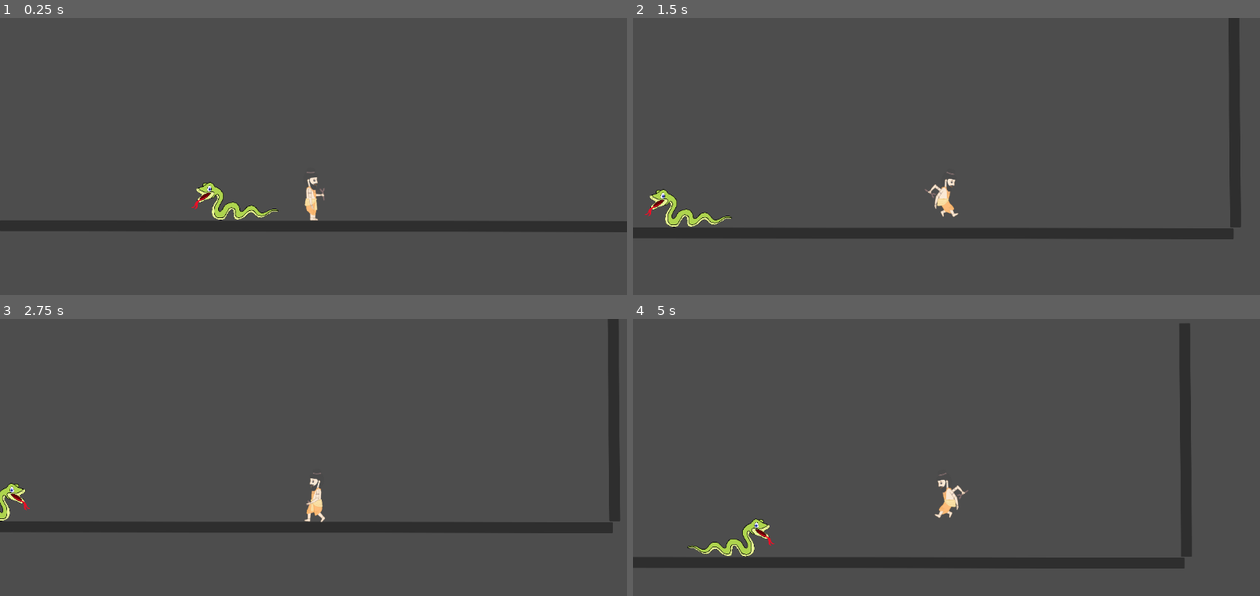
Above: before the commit, frames 1-4 (two rows, left to right).
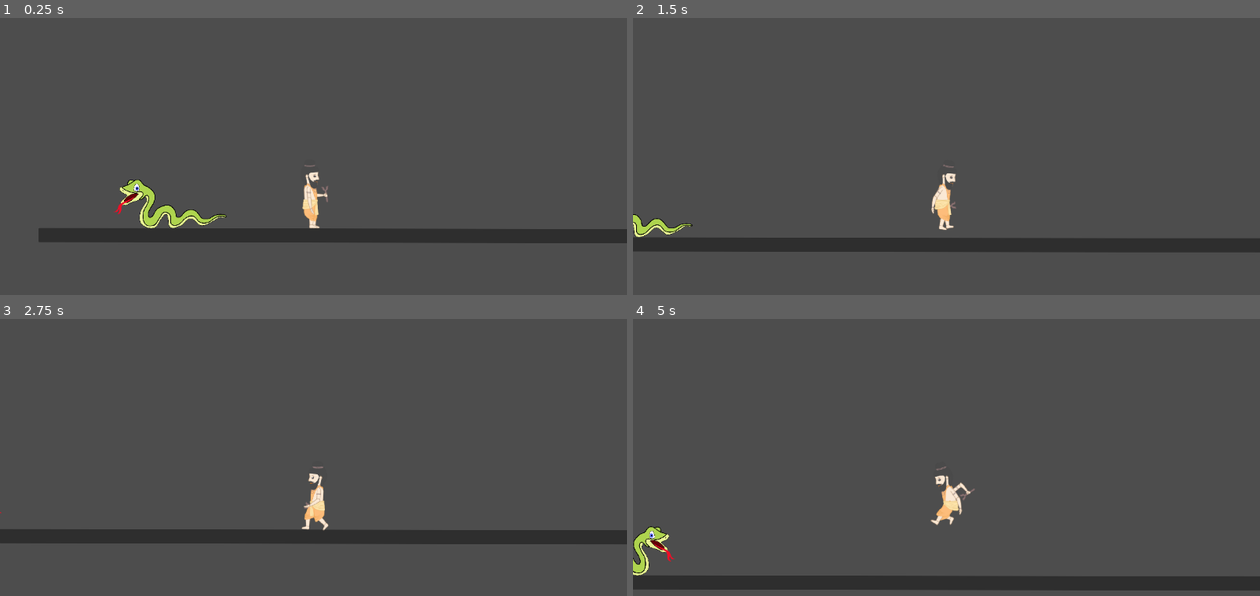
Above: after the commit, the same moments.

Repository: KartikWatts/games
Game: Godot game, scene res://world.tscn
The game is run twice, just before and just after one commit, with the same random seed, the same clock (stepped at 60 frames per second) and the same inputs.
Inputs:
- Up to frame 1 (0.25 s): no input
- Up to frame 2 (1.5 s): tap Enter (ui_accept) at 0.5, 0.77 s; hold Right (ui_right) from 0.53 s (still down)
- Up to frame 3 (2.75 s): tap Enter (ui_accept) at 1.52 s; release Right (ui_right) at 2.03 s; hold Left (ui_left) from 2.03 s (still down)
- Up to frame 4 (5 s): release Left (ui_left) at 2.78 s; hold Right (ui_right) 2.78-4.28 s; tap Enter (ui_accept) at 3.02, 3.77, 4.52 s; hold Left (ui_left) from 4.28 s (still down)

The runs differ from the first frame. In frame 1, 7.9% of the frame differs, in the area x 0-100%, y 52-82%; in frame 2, 10%; in frame 3, 8.3%; in frame 4, 11%, in the area x 0-100%, y 1-99%.

Commit message:
some improvements to the gameplay

Diff:
--- a/games/violest/violest/mobs/snake.gd
+++ b/games/violest/violest/mobs/snake.gd
@@ -1,33 +1,49 @@
 extends CharacterBody2D
 
-const SPEED = 300.0
-const ATTACK_RANGE = 500
+const SPEED = 150.0
+const ATTACK_RANGE = 450
 
 @onready var _animation_player = $AnimationPlayer
 @onready var _sprite_2d = $Sprite2D
+@onready var _player_check_ray = $PlayerCheckRay
+@onready var _floor_check_ray = $FloorCheckRay
+@onready var _attack_timer = $AttackTimer
 
 var gravity = ProjectSettings.get_setting("physics/2d/default_gravity")
 var direction = -1
+
+func _ready():
+	print($CollisionShape2D.shape.get_rect().size.y)
 
 func _physics_process(delta):
 	if not is_on_floor():
 		velocity.y += gravity * delta
 
-	if is_on_wall() or not $FloorCheckRay.is_colliding() and is_on_floor():
+	if is_on_wall() or not _floor_check_ray.is_colliding() and is_on_floor():
 		direction *= -1
-	if $PlayerCheckRay.is_colliding():
-		velocity.x = 0
-		_animation_player.play("attack")
 
+	if _player_check_ray.is_colliding():
+		if _attack_timer.time_left == 0:
+			_attack_timer.start()
+			velocity.x = 0
+			_animation_player.play("attack")
+			print(_animation_player.current_animation)
+			await _animation_player.animation_finished
+			velocity.x = direction * SPEED / 4
+			_animation_player.play("walk")
+			print(_animation_player.current_animation)
 	else:
+		print(_animation_player.current_animation)
+		_attack_timer.stop()
 		velocity.x = direction * SPEED
 		_animation_player.play("walk")
 
 	if direction == -1:
 		_sprite_2d.flip_h = false
+		_floor_check_ray.target_position.x= 0
 	elif direction == 1:
 		_sprite_2d.flip_h = true
 
-	$PlayerCheckRay.target_position.x = position.x * direction + ATTACK_RANGE
+	_player_check_ray.target_position.x = ATTACK_RANGE * direction
 
 	move_and_slide()
--- a/games/violest/violest/mobs/snake.tscn
+++ b/games/violest/violest/mobs/snake.tscn
@@ -4,7 +4,7 @@
 [ext_resource type="Script" path="res://mobs/snake.gd" id="1_kl32n"]
 
 [sub_resource type="CapsuleShape2D" id="CapsuleShape2D_srex1"]
-radius = 63.9991
+radius = 30.9996
 height = 335.975
 
 [sub_resource type="Animation" id="Animation_64qdo"]
@@ -41,7 +41,7 @@
 
 [sub_resource type="Animation" id="Animation_vytk3"]
 resource_name = "attack"
-length = 0.2
+length = 0.5
 tracks/0/type = "value"
 tracks/0/imported = false
 tracks/0/enabled = true
@@ -49,7 +49,7 @@
 tracks/0/interp = 1
 tracks/0/loop_wrap = true
 tracks/0/keys = {
-"times": PackedFloat32Array(0, 0.1),
+"times": PackedFloat32Array(0, 0.3),
 "transitions": PackedFloat32Array(1, 1),
 "update": 1,
 "values": [3, 4]
@@ -64,11 +64,12 @@
 
 [node name="Snake" type="CharacterBody2D"]
 collision_layer = 4
-collision_mask = 3
+collision_mask = 2
 script = ExtResource("1_kl32n")
 
 [node name="CollisionShape2D" type="CollisionShape2D" parent="."]
-rotation = -1.57598
+position = Vector2(0, 32)
+rotation = 1.5708
 shape = SubResource("CapsuleShape2D_srex1")
 
 [node name="Sprite2D" type="Sprite2D" parent="."]
@@ -84,10 +85,14 @@
 }
 
 [node name="FloorCheckRay" type="RayCast2D" parent="."]
-position = Vector2(-168, 0)
+position = Vector2(-2, 2)
 target_position = Vector2(0, 80)
 collision_mask = 2
 collide_with_areas = true
 
 [node name="PlayerCheckRay" type="RayCast2D" parent="."]
 target_position = Vector2(-450, 0)
+
+[node name="AttackTimer" type="Timer" parent="."]
+wait_time = 2.0
+one_shot = true
--- a/games/violest/violest/player/player.gd
+++ b/games/violest/violest/player/player.gd
@@ -14,7 +14,6 @@
 
 	if Input.is_action_just_pressed("ui_accept") and is_on_floor():
 		velocity.y = JUMP_VELOCITY
-#		print("jump up")
 		_animation_player.play("jump_up")
 
 	var direction = Input.get_axis("ui_left", "ui_right")
--- a/games/violest/violest/player/player.tscn
+++ b/games/violest/violest/player/player.tscn
@@ -24,7 +24,7 @@
 
 [sub_resource type="Animation" id="Animation_ystly"]
 resource_name = "fall_down"
-length = 0.4
+length = 0.8
 tracks/0/type = "value"
 tracks/0/imported = false
 tracks/0/enabled = true
@@ -120,4 +120,4 @@
 }
 
 [node name="Camera2D" type="Camera2D" parent="."]
-zoom = Vector2(0.5, 0.5)
+zoom = Vector2(0.65, 0.65)
--- a/games/violest/violest/world.tscn
+++ b/games/violest/violest/world.tscn
@@ -9,7 +9,7 @@
 [node name="World" type="Node2D"]
 
 [node name="Player" parent="." instance=ExtResource("1_e28uy")]
-position = Vector2(889, 171)
+position = Vector2(514, 184)
 
 [node name="Floor" type="StaticBody2D" parent="."]
 collision_layer = 2
@@ -45,4 +45,4 @@
 [node name="Mobs" type="Node2D" parent="."]
 
 [node name="Snake" parent="Mobs" instance=ExtResource("2_3b0hr")]
-position = Vector2(664, 206)
+position = Vector2(134, 203)
